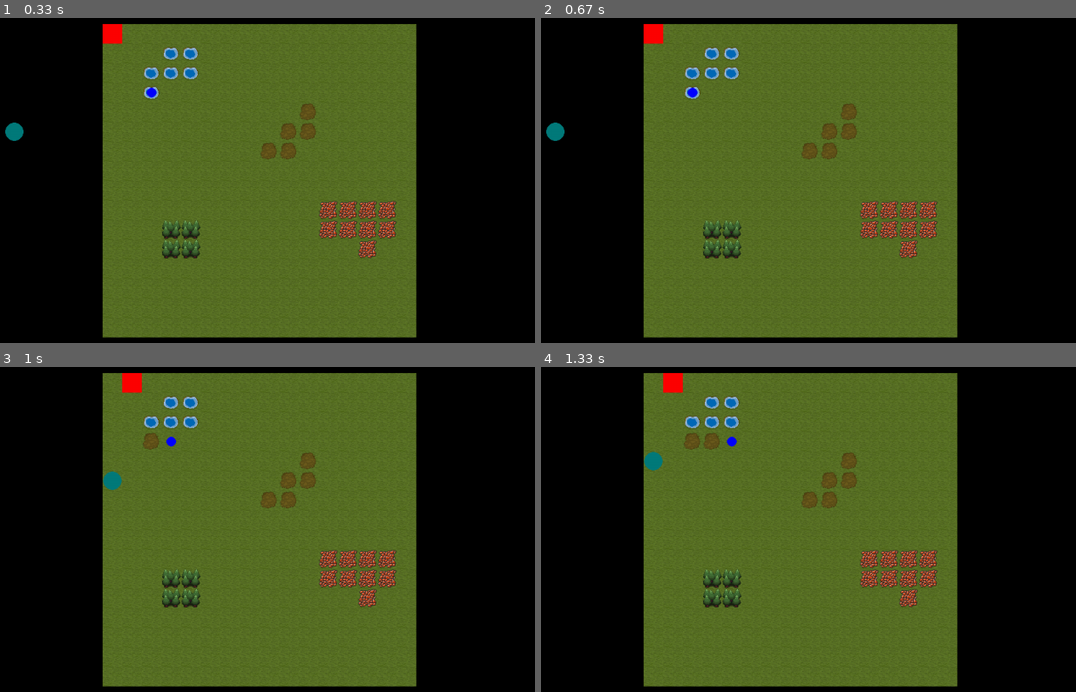
Above: before the commit, frames 1-4 (two rows, left to right).
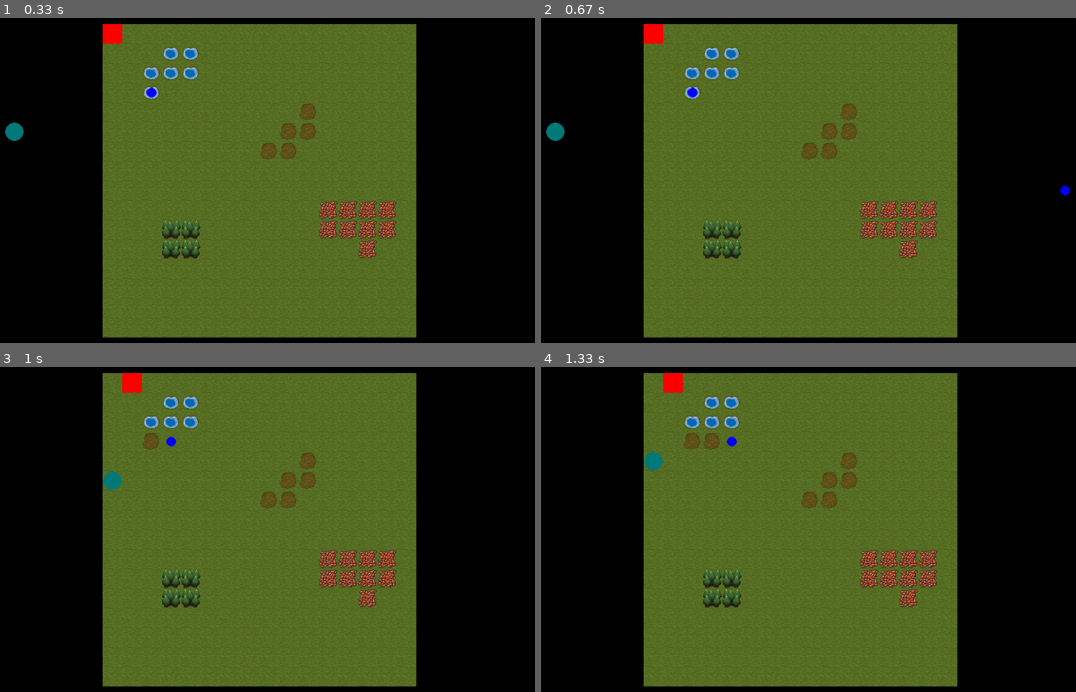
Above: after the commit, the same moments.

Repository: mytinycloud/90D-pygame-scaffold
Game: pygame game, started from main.py
The game is run twice, just before and just after one commit, with the same random seed, the same clock (stepped at 60 frames per second) and the same inputs.
Inputs (mouse positions are in pixels of both pictures, inside the frame that each line leads up to):
- Up to frame 1 (0.33 s): no input
- Up to frame 2 (0.67 s): press the mouse at (1059, 177) at 0.37 s; move the mouse to (936, 200) at 0.47 s; release the mouse at (813, 222) at 0.6 s
- Up to frame 3 (1 s): hold D from 0.67 s (still down)
- Up to frame 4 (1.33 s): release D at 1.13 s; hold W from 1.17 s (still down)

Frame 1 is identical in both runs. In frame 2, less than 0.1% of the frame differs, in the area x 96-100%, y 51-55%; in frame 3, nothing differs; in frame 4, nothing differs.

Commit message:
Implement basic spell system - Add mouse grid position to controls

Diff:
--- a/main.py
+++ b/main.py
@@ -16,6 +16,7 @@
 systems.controls.mount_control_system(group)
 systems.player.mount_player_system(group)
 systems.enemy.mount_enemy_system(group)
+systems.spell.mount_spell_system(group)
 systems.effect.mount_effect_system(group)
 systems.motion.mount_motion_system(group)
 systems.testing.mount_testing_system(group)
--- a/systems/__init__.py
+++ b/systems/__init__.py
@@ -7,3 +7,4 @@
 from . import time
 from . import turn
 from . import effect
+from . import spell
--- a/systems/controls.py
+++ b/systems/controls.py
@@ -2,6 +2,10 @@
 
 import pygame
 from pygame import Vector2
+
+from systems.motion import MotionComponent
+from systems.sprites import TILE_SCALE, CameraComponent
+from systems.utils import round_vector
 
 key_mapping = {
     pygame.K_w: ["up"],
@@ -11,6 +15,7 @@
     pygame.K_LSHIFT: ["sprint"],
     pygame.K_SPACE: ["spawn"],
     pygame.K_l: ["camera_lock"],
+    pygame.K_1: ["select_spell_1"],
 }
 
 '''
@@ -22,6 +27,7 @@
     actions: list[str] =  factory(list)
     mouse_position: Vector2 = factory(Vector2)
     mouse_camera_position: Vector2 = factory(Vector2)
+    mouse_grid_position: Vector2 = factory(Vector2)
 
 def update_action(past_actions: list[str], actions: list[str], action: str, enabled: bool):
     if enabled:
@@ -29,7 +35,7 @@
         if not action in past_actions:
             actions.append(action + "_start")
     elif action in past_actions:
-        actions.append(action + "_end")
+        actions.append(action + "_stop")
 
 '''
 The controls handling system:
@@ -53,10 +59,12 @@
 
     mouse_pos = pygame.mouse.get_pos()
     controls.mouse_position = Vector2(mouse_pos)
-    camera = group.query_singleton('camera', 'motion')
-    motion = camera.motion
-    screen_size = Vector2(camera.camera.surface.get_size())
+    camera_entity = group.query_singleton('camera', 'motion')
+    camera: CameraComponent = camera_entity.camera
+    motion: MotionComponent = camera_entity.motion
+    screen_size = Vector2(camera_entity.camera.surface.get_size())
     controls.mouse_camera_position = mouse_pos + motion.position - screen_size / 2
+    controls.mouse_grid_position = round_vector(controls.mouse_camera_position / camera.scale) + motion.position
 
     controls.direction = Vector2(
         int(keys[pygame.K_d]) - int(keys[pygame.K_a]),
--- /dev/null
+++ b/systems/spell.py
@@ -0,0 +1,57 @@
+import dataclasses
+from pygame import Vector2
+from engine.ecs import Entity, EntityGroup, enumerate_component
+from systems import tilemap
+from systems.controls import ControlComponent
+from systems.effect import EffectComponent, create_effect
+from systems.utils import clamp_vector
+
+@enumerate_component("spell")
+class SpellComponent:
+    select_action: str
+    effect: str = "wave"
+
+
+@enumerate_component("selected_spell")
+class SelectedSpellComponent:
+    spell_action: str = None
+    spell_casting_start: Vector2 = None
+
+def spell_select_system(group: EntityGroup):
+    actions = group.query_singleton('controls').controls.actions
+    selected_spell: SelectedSpellComponent = group.query_singleton('selected_spell').selected_spell
+
+    for spell_entity in group.query('spell'):
+        spell: SpellComponent = spell_entity.spell
+
+        if spell.select_action in actions or selected_spell.spell_action is None:
+            selected_spell.spell_action = spell.select_action
+            break
+
+def spell_cast_system(group: EntityGroup):
+    controls: ControlComponent = group.query_singleton('controls').controls
+    selected_spell: SelectedSpellComponent = group.query_singleton('selected_spell').selected_spell
+    if "mouse_0_start" in controls.actions:
+        selected_spell.spell_casting_start = controls.mouse_grid_position
+    if "mouse_0_stop" in controls.actions:
+        for spell_entity in group.query('spell'):
+            spell: SpellComponent = spell_entity.spell
+            if spell.select_action == selected_spell.spell_action:
+                effect_direction = clamp_vector(controls.mouse_grid_position - selected_spell.spell_casting_start, Vector2(-1,-1), Vector2(1,1))
+                effect_entity = create_effect(spell.effect, selected_spell.spell_casting_start, effect_direction)
+                group.add(effect_entity)
+                break
+        selected_spell.spell_casting_start = None
+
+def mount_spell_system(group: EntityGroup):
+    spell_entity = Entity("spell")
+    spell_entity.spell = SpellComponent(select_action="select_spell_1", effect="wave")
+
+    selected_spell_entity = Entity("selected_spell")
+    selected_spell_entity.selected_spell = SelectedSpellComponent()
+
+    group.add(spell_entity)
+    group.add(selected_spell_entity)
+
+    group.mount_system(spell_select_system)
+    group.mount_system(spell_cast_system)
--- a/systems/utils.py
+++ b/systems/utils.py
@@ -46,3 +46,6 @@
     elif y > max.y:
         y = max.y
     return Vector2(x, y)
+
+def round_vector(v: Vector2) -> Vector2:
+    return Vector2(round(v.x), round(v.y))
